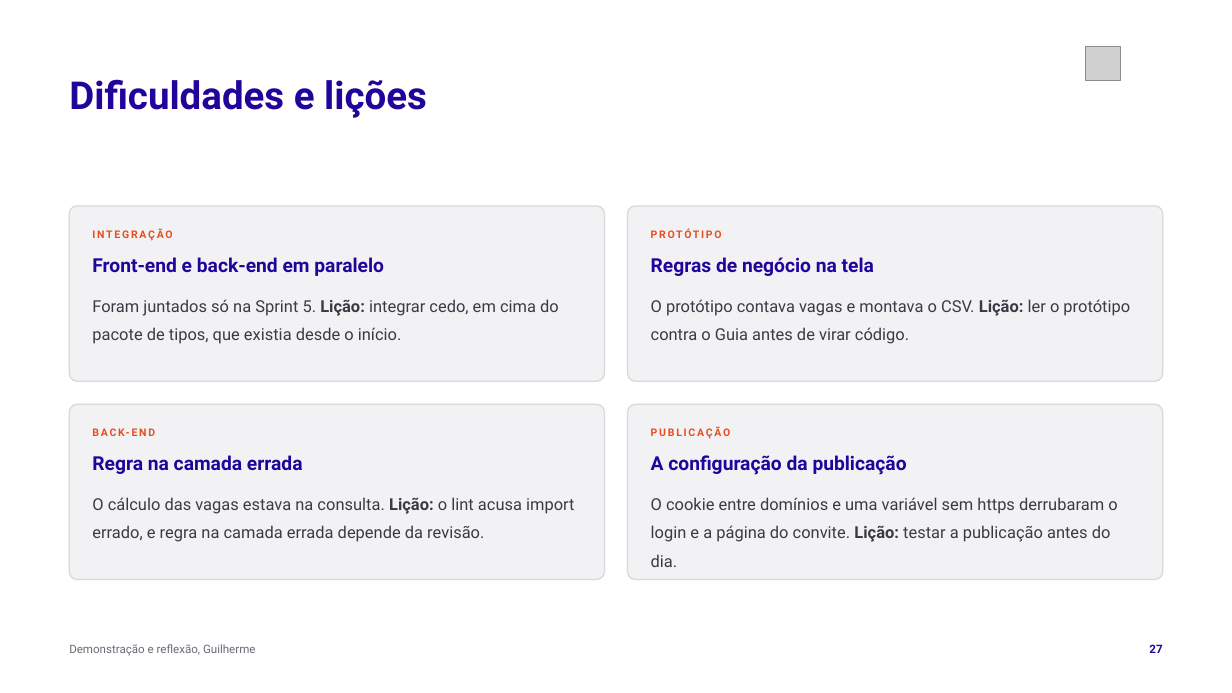
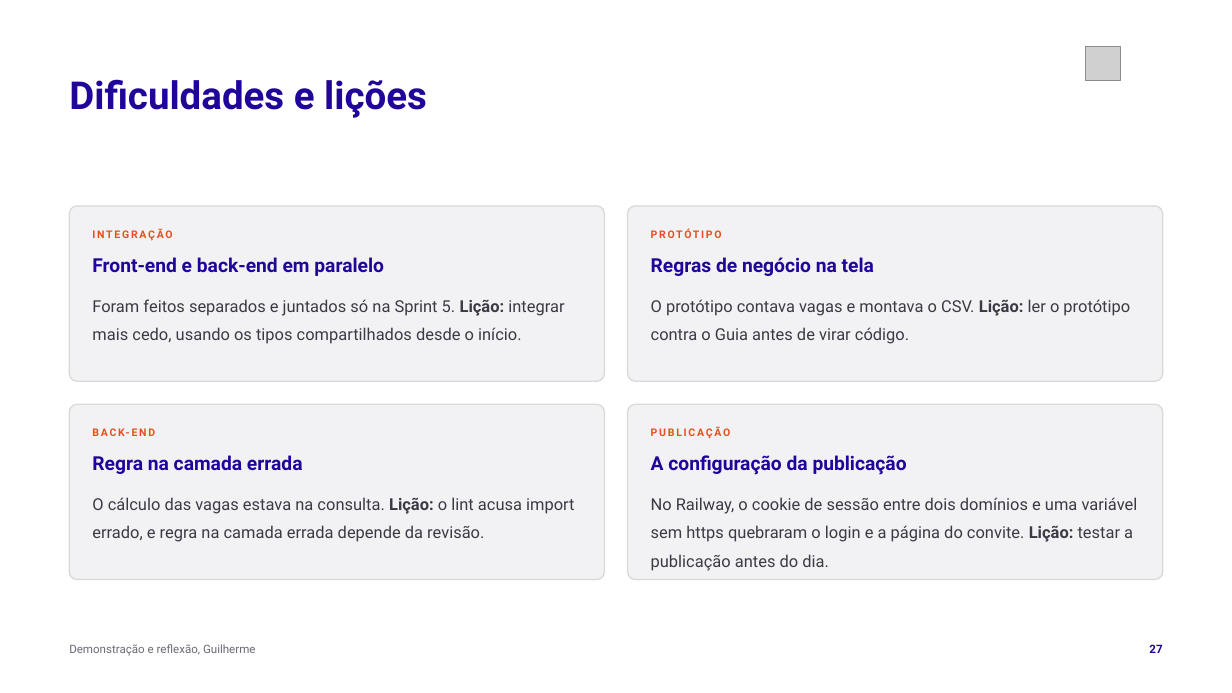
Before and after one commit to tcpassos/invite-app, a slide deck: slide 27 of trabalhos/T4-Pitch-Final.pptx. Drawn at 1232x693 pixels with LibreOffice and Linux fonts; fonts in the diff are those of the drawing; grey boxes stand for pictures. Boxes give left, top, right and bottom in pixels: in the first picture for what was removed or moved away, otherwise in the second. Text is boxed around its words. In the diff, an @@ line names an element or a change of style, - is before the commit and + after.

```diff
--- a/trabalhos/T4-Pitch-Final.pptx
+++ b/trabalhos/T4-Pitch-Final.pptx
@@ text at box(92, 299, 564, 344): text changed @@
-Foram juntados só na Sprint 5. Lição: integrar cedo, em cima do pacote de tipos, que existia desde o início.
+Foram feitos separados e juntados só na Sprint 5. Lição: integrar mais cedo, usando os tipos compartilhados desde o início.
@@ text at box(651, 497, 1138, 571): text changed @@
-O cookie entre domínios e uma variável sem https derrubaram o login e a página do convite. Lição: testar a publicação antes do dia.
+No Railway, o cookie de sessão entre dois domínios e uma variável sem https quebraram o login e a página do convite. Lição: testar a publicação antes do dia.
```
Also in this commit, not shown: 13 other slides changed, 3 other files.
